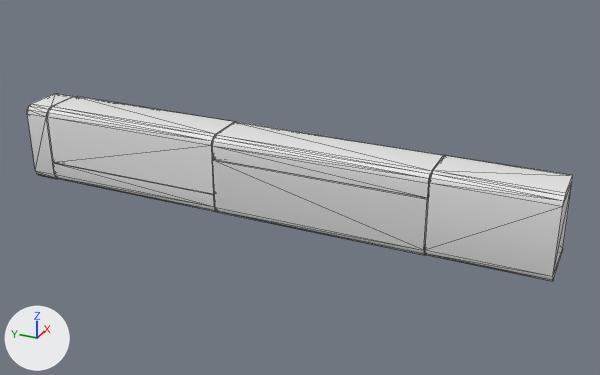
An edit to the OBJ model cosmodrone/assets/station-parts/generated/girder_4_core.obj, drawn before and after from the same camera.
One viewpoint serves both versions: a camera (50 mm lens) standing at (-2.436, -1.201, 1.19) and looking at (0.023, -0.094, -0.039). The axes (+X, +Y, +Z) are drawn at lower left. The lights are the same throughout. Mesh edges are drawn as thin lines. Where no turn or scale is listed for an object, it has been applied to the vertices.

The first picture shows 'Girder_4_Core_Cube.402'.
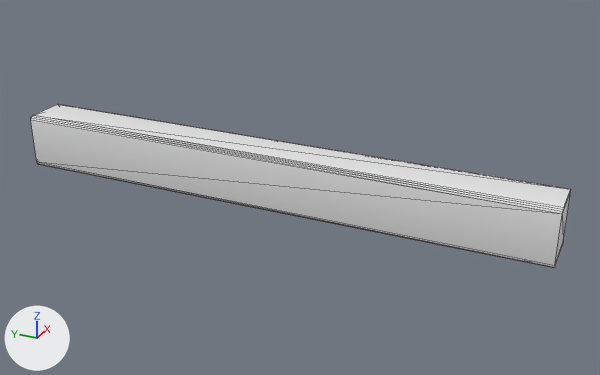
Diff of the bpy script that builds the scene:
```diff
--- a/cosmodrone/assets/station-parts/generated/girder_4_core.obj.py
+++ b/cosmodrone/assets/station-parts/generated/girder_4_core.obj.py
@@ me_girder_4_core_cube_402 @@
 # used by ob_girder_4_core_cube_402; location = (0.0, 0.0, 0.0)
-me_girder_4_core_cube_402.from_pydata(...)  # 152 vertices, 276 faces; spans x -0.1..0.1, y -1.0..1.0, z -0.15..0.15
+me_girder_4_core_cube_402.from_pydata(...)  # 32 vertices, 60 faces; spans x -0.09..0.09, y -1.0..1.0, z -0.1..0.1
+# me_girder_4_core_cube_402 part 1: the loose piece of 20 vertices spanning x -0.1..0.1, y 0.19..0.9, z -0.07..0.15 is rebuilt with 32 vertices and now spans x -0.09..0.09, y -1.0..1.0, z -0.1..0.1
+# me_girder_4_core_cube_402 part 2: the loose piece of 20 vertices spanning x -0.1..0.1, y -0.59..0.19, z 0.07..0.15 is deleted
+# me_girder_4_core_cube_402 part 3: the loose piece of 20 vertices spanning x -0.1..0.1, y 0.19..0.9, z -0.15..-0.07 is deleted
+# me_girder_4_core_cube_402 part 4: the loose piece of 20 vertices spanning x -0.1..0.1, y -0.59..0.19, z -0.15..0.06 is deleted
+# me_girder_4_core_cube_402 part 5
+# 32 vertices are removed from x -0.1..0.1, y -1.0..-0.59, z -0.15..0.15
+# 60 faces are deleted
+# me_girder_4_core_cube_402 part 6
+# 32 vertices are removed from x -0.1..0.1, y 0.91..1.0, z -0.15..0.15
+# 60 faces are deleted
```

Pixel boxes (x1, y1, x2, y2) of what changed, in the pictures (600 x 375 px):
'Girder_4_Core_Cube.402', reshaped (13% shorter): before (27, 93, 573, 282); after (31, 104, 571, 268)
part 1 of me_girder_4_core_cube_402, rebuilt (186% wider, 67% taller): before (47, 96, 235, 194); after (31, 104, 571, 268)
part 2 of me_girder_4_core_cube_402, deleted: before (212, 122, 445, 198)
part 3 of me_girder_4_core_cube_402, deleted: before (53, 163, 217, 212)
part 4 of me_girder_4_core_cube_402, deleted: before (213, 160, 429, 255)
part 5 of me_girder_4_core_cube_402, deleted: before (425, 155, 573, 282)
part 6 of me_girder_4_core_cube_402, deleted: before (27, 93, 75, 179)
